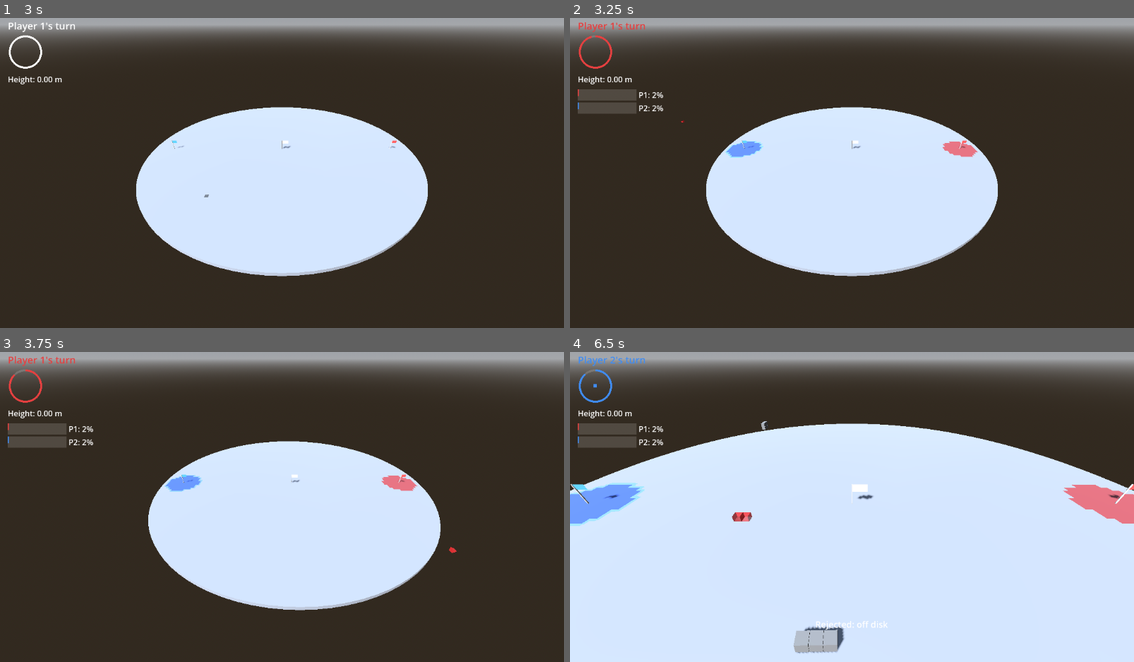
Above: before the commit, frames 1-4 (two rows, left to right).
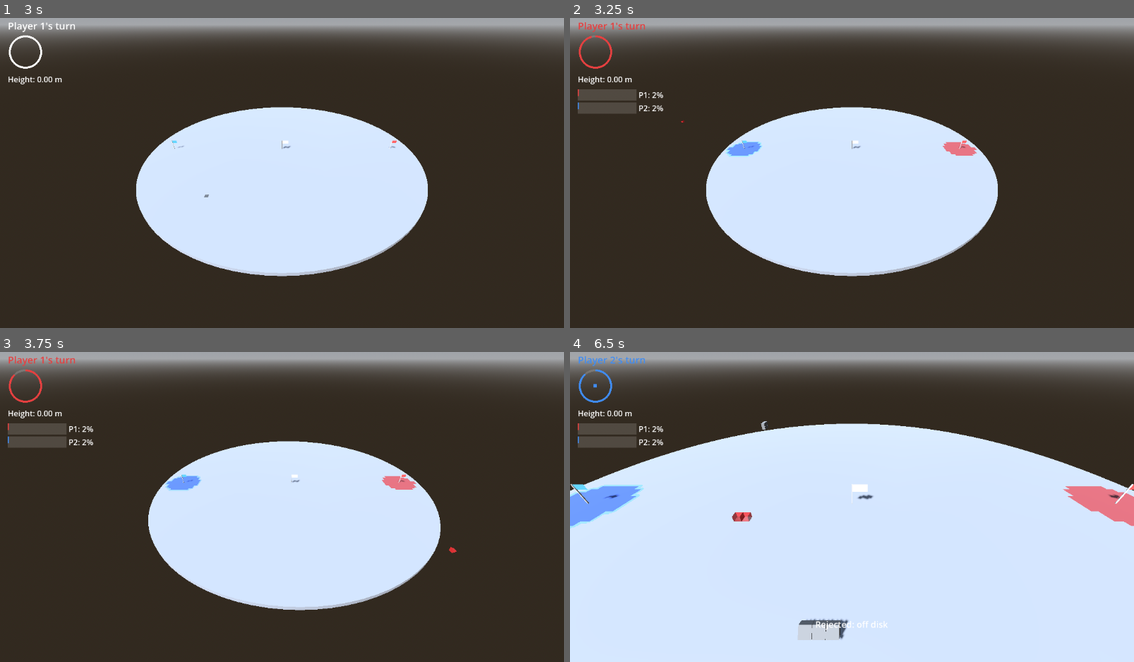
Above: after the commit, the same moments.

Repository: tbra/stackfall
Game: Godot game, scene res://game/Main.tscn
Two runs of this game, one before a commit and one after it. Both use one fixed random seed, a clock stepped at 60 frames per second and the inputs below.
Inputs (mouse positions are in pixels of both pictures, inside the frame that each line leads up to):
- Up to frame 1 (3 s): tap Enter at 0.5 s; move the mouse to (406, 154) at 0.52 s; hold ] (rotate_roll_right) 0.53-1.25 s; hold Space (camera_modifier) 0.53-1.25 s; click (406, 154) at 0.67 s; tap Home (rotate_reset) at 1.25, 2 s; drag from (169, 185) to (253, 231) at 1.27 s; move the mouse to (338, 98) at 2.02 s; hold ] (rotate_roll_right) 2.03-2.75 s; hold Down (camera_pan_back) 2.03-2.75 s; drag from (253, 231) to (112, 123) at 2.77 s
- Up to frame 2 (3.25 s): no input
- Up to frame 3 (3.75 s): tap Home (rotate_reset) at 3.5 s; move the mouse to (451, 550) at 3.52 s; hold [ (rotate_roll_left) from 3.53 s (still down); hold Left (camera_pan_left) from 3.53 s (still down)
- Up to frame 4 (6.5 s): release [ (rotate_roll_left) at 4.25 s; release Left (camera_pan_left) at 4.25 s; drag from (682, 457) to (767, 423) at 4.27 s; tap Home (rotate_reset) at 5 s; move the mouse to (880, 503) at 5.02 s; hold [ (rotate_roll_left) 5.03-5.75 s; hold 2 (camera_snap_goal) 5.03-5.75 s; click (880, 503) at 5.17 s; drag from (767, 423) to (739, 519) at 5.77 s

Frame 1 is identical in both runs. In frame 2, 0.1% of the frame differs, in the area x 27-73%, y 39-46%; in frame 3, 0.1%; in frame 4, 1.0%, in the area x 0-100%, y 42-98%.

Commit message:
M2 fix: stop the cell grid jittering towers (bench_tower regression)
P3's per-cell disk collision made bench_tower fail: the 40-cube stack leaned
0.78 m and never slept, where the M1 single-cylinder disk gave 0.02 m and slept
in 0.52 s. bench_rain slowed from 5.8 to 9.5 ms a step for the same reason.

Cause is geometry, not tuning. Jolt rounds every convex shape's edges by
physics/jolt_physics_3d/collisions/collision_margin_fraction (0.08) of its
extent, so a plain 1 m cell box is flat only across its middle. A block is
cube_size across, the same as a cell, so it lands on those rounded rims and
creeps. Two changes, both geometry:

- CellGrid rounds its resolution up to an odd number and centres the square on
  the disk centre, so a cell is centred on the origin and every cell centre is
  a multiple of cell_size. Blocks then sit on cell centres, not on seams.
  half_extent replaces field_radius as the grid's origin offset everywhere
  (TerritoryRaster, PlacementRules, the overlay's uv_offset, which is now
  simply half a texture).
- MapDef.cell_overlap goes from 0.02 to 0.2, so each box overruns the seam by
  0.1 m and a block's contacts land on flat face. Measured on bench_tower:
  0.0 and 0.1 both fail (0.1 collapses the stack), 0.2 restores the M1 numbers.

After: bench_tower PASS 0.02319 m, asleep at 0.52 s; bench_rain PASS 3.67 ms;
bench_territory PASS 3.90 ms. No change to physics_tuning.tres or to any Jolt
project setting. Both DECISIONs are written at the values.

Tests that encoded the old convention are updated to ask the grid where a cell
centre and a cell corner are rather than hard-coding half-integers
(test_cell_grid, test_placement_rules, test_territory_raster,
test_territory_overlay). 265 pass.

The acceptance scenario now has both players build up once their fronts meet,
which widens the contested band into a patch of cells: a lone one-cell hole is
barely wider than a block and the neighbours' boxes overhang it, so criterion
(b) drops its block on an interior hole cell, as a real overlap would produce.

Co-Authored-By: Claude Fable 5.1 <noreply@anthropic.com>

Diff:
--- a/config/MapDef.gd
+++ b/config/MapDef.gd
@@ -52,12 +52,29 @@
 ## so even a dense tower puts only a handful of blocks over it.
 @export var cell_wake_max_bodies: int = 32
 
-## Each collision cell is grown by this much in x and z so that neighbouring
-## boxes overlap slightly instead of meeting on an exact seam, which keeps a
-## block sliding across a cell boundary from catching on it. The same idea as
-## PhysicsTuning.cube_margin, in the other direction. A closed cell therefore
-## reaches this far into its neighbours; at 0.02 m that ledge is invisible.
-@export var cell_overlap: float = 0.02
+## Each collision cell's BoxShape3D is grown by this much in x and z, so a
+## closed cell reaches half of it into each neighbour instead of meeting them
+## on an exact seam.
+##
+## DECISION (config/MapDef.gd): this is 0.2 m, ten times P3's first guess,
+## because it is not cosmetic — it is what keeps towers standing. Jolt rounds
+## every convex shape's edges by
+## `physics/jolt_physics_3d/collisions/collision_margin_fraction` (0.08) of its
+## extent, so a plain 1 m cell box is flat only across its middle 0.84 m. A
+## 0.98 m block resting anywhere near a cell's rim then sits on that rounded
+## band, which pushes it sideways: bench_tower's 40-cube stack leaned 0.78 m
+## and never slept the day per-cell collision landed, where the M1 cylinder
+## gave 0.02 m and slept in half a second. Measured on that benchmark, 0.0 m
+## and 0.1 m of overlap both fail (0.1 m collapses the stack outright) and
+## 0.2 m restores the M1 numbers exactly, because 0.1 m of overrun per side
+## clears the 0.096 m margin of a 1.2 m box.
+##
+## The cost is that an open hole is not quite a full cell: its neighbours'
+## boxes still reach cell_overlap / 2 into it, leaving a 0.8 m gap in a 1 m
+## cell. Contested regions open as patches of cells rather than single ones,
+## so blocks still fall through (tests/bench/m2_acceptance.gd checks exactly
+## that); only a lone one-cell hole could catch a block on its rim.
+@export var cell_overlap: float = 0.2
 
 
 ## The MapDef for a MatchConfig.MapSize value. Round maps only for M2; the
--- a/config/maps/round_large.tres
+++ b/config/maps/round_large.tres
@@ -13,4 +13,4 @@
 goal_flag_radius_fraction = 0.4
 cell_wake_height = 80.0
 cell_wake_max_bodies = 32
-cell_overlap = 0.02
+cell_overlap = 0.2
--- a/config/maps/round_medium.tres
+++ b/config/maps/round_medium.tres
@@ -13,4 +13,4 @@
 goal_flag_radius_fraction = 0.4
 cell_wake_height = 60.0
 cell_wake_max_bodies = 32
-cell_overlap = 0.02
+cell_overlap = 0.2
--- a/config/maps/round_small.tres
+++ b/config/maps/round_small.tres
@@ -13,4 +13,4 @@
 goal_flag_radius_fraction = 0.4
 cell_wake_height = 40.0
 cell_wake_max_bodies = 32
-cell_overlap = 0.02
+cell_overlap = 0.2
--- a/core/rules/PlacementRules.gd
+++ b/core/rules/PlacementRules.gd
@@ -99,7 +99,7 @@
 	# stub's own note says a rotated cube covers "up to four cells".
 	var half: float = maxf(cube_size * 0.5 - _BOUNDARY_EPSILON, 0.0)
 	var cell_size: float = grid.cell_size
-	var field_radius: float = grid.field_radius
+	var half_extent: float = grid.half_extent
 	var res: int = grid.res
 
 	for offset: Vector3i in cells:
@@ -112,10 +112,10 @@
 		# which is exactly floor for the low end and ceil - 1 for the high end.
 		# Doing it this way keeps a cube that lines up perfectly with the grid
 		# on one cell instead of bleeding into its neighbour.
-		var x0: int = maxi(0, floori((centre_x - half + field_radius) / cell_size))
-		var x1: int = mini(res - 1, ceili((centre_x + half + field_radius) / cell_size) - 1)
-		var y0: int = maxi(0, floori((centre_z - half + field_radius) / cell_size))
-		var y1: int = mini(res - 1, ceili((centre_z + half + field_radius) / cell_size) - 1)
+		var x0: int = maxi(0, floori((centre_x - half + half_extent) / cell_size))
+		var x1: int = mini(res - 1, ceili((centre_x + half + half_extent) / cell_size) - 1)
+		var y0: int = maxi(0, floori((centre_z - half + half_extent) / cell_size))
+		var y1: int = mini(res - 1, ceili((centre_z + half + half_extent) / cell_size) - 1)
 
 		for cy: int in range(y0, y1 + 1):
 			var row: int = cy * res
--- a/core/territory/CellGrid.gd
+++ b/core/territory/CellGrid.gd
@@ -9,6 +9,22 @@
 ## meters covers the bounding square of the disk, so cell (0, 0) is the
 ## -x/-z corner and the disk's center falls at cell coordinate res/2.
 ##
+## DECISION (core/territory/CellGrid.gd): `res` is rounded **up to an odd
+## number** and the square is centred on the disk centre, so one cell is
+## centred exactly on the origin and every cell centre lands on a multiple of
+## cell_size. That is a physics requirement, not a tidiness one. Field turns
+## each cell into its own BoxShape3D; Jolt rounds every convex shape's edges
+## by collision_margin_fraction of its extent, so a block that straddles the
+## seam between cells rests on rounded, overlapping rims and creeps. Aligned,
+## a block placed where blocks naturally sit — on a cell centre, since blocks
+## and cells are both cube_size across — rests on one box's flat middle.
+## Measured on tests/bench/bench_tower.tscn (40 cubes, 60 s): unaligned gives
+## 0.78-0.83 m of lean and never sleeps whatever the overlap, aligned with
+## MapDef.cell_overlap at 0.2 gives 0.02 m and sleeps in half a second, which
+## is what the M1 single-cylinder disk did. The half cell this adds to each
+## side of the square carries no collision, since is_in_disk() still measures
+## against field_radius.
+##
 ## Cell index is row-major, `cy * res + cx`, which is also the pixel index of
 ## the authoritative territory raster and the shape-owner order Field uses for
 ## its BoxShape3D cells. One cell is one raster pixel is one collision box.
@@ -19,8 +35,13 @@
 
 var field_radius: float = 1.0
 var cell_size: float = 1.0
-## Cells along one edge of the square that covers the disk.
-var res: int = 2
+## Cells along one edge of the square that covers the disk. Always odd, so
+## there is a middle cell and it is centred on the disk centre.
+var res: int = 1
+## Half the width of that square, in meters: res * cell_size * 0.5. This, not
+## field_radius, is the grid's origin offset — every conversion between
+## disk-local meters and cell coordinates goes through it.
+var half_extent: float = 0.5
 
 ## Lazily built by in_disk_cells(); every consumer of the disk membership list
 ## shares this one copy, because it is the denominator of every territory
@@ -33,6 +54,9 @@
 	field_radius = maxf(p_field_radius, 0.001)
 	cell_size = maxf(p_cell_size, 0.001)
 	res = int(ceil(2.0 * field_radius / cell_size))
+	if res % 2 == 0:
+		res += 1
+	half_extent = float(res) * cell_size * 0.5
 
 
 ## Total cells in the square grid, including the corner cells outside the disk.
@@ -59,16 +83,16 @@
 ## beyond the bounding square.
 func world_to_cell(point: Vector2) -> Vector2i:
 	return Vector2i(
-		floori((point.x + field_radius) / cell_size),
-		floori((point.y + field_radius) / cell_size)
+		floori((point.x + half_extent) / cell_size),
+		floori((point.y + half_extent) / cell_size)
 	)
 
 
 ## Disk-local center of a cell.
 func cell_center(cx: int, cy: int) -> Vector2:
 	return Vector2(
-		(float(cx) + 0.5) * cell_size - field_radius,
-		(float(cy) + 0.5) * cell_size - field_radius
+		(float(cx) + 0.5) * cell_size - half_extent,
+		(float(cy) + 0.5) * cell_size - half_extent
 	)
 
 
--- a/core/territory/TerritoryRaster.gd
+++ b/core/territory/TerritoryRaster.gd
@@ -80,7 +80,7 @@
 
 	_axis.resize(_grid.res)
 	for i: int in range(_grid.res):
-		_axis[i] = (float(i) + 0.5) * _grid.cell_size - _grid.field_radius
+		_axis[i] = (float(i) + 0.5) * _grid.cell_size - _grid.half_extent
 
 	reset()
 
@@ -238,12 +238,12 @@
 
 	var res: int = _grid.res
 	var cell_size: float = _grid.cell_size
-	var field_radius: float = _grid.field_radius
+	var half_extent: float = _grid.half_extent
 	var radius_squared: float = radius * radius
 
-	var cy_min: int = maxi(0, ceili((circle.center.y - radius + field_radius) / cell_size - 0.5))
+	var cy_min: int = maxi(0, ceili((circle.center.y - radius + half_extent) / cell_size - 0.5))
 	var cy_max: int = mini(
-		res - 1, floori((circle.center.y + radius + field_radius) / cell_size - 0.5)
+		res - 1, floori((circle.center.y + radius + half_extent) / cell_size - 0.5)
 	)
 
 	for cy: int in range(cy_min, cy_max + 1):
@@ -253,10 +253,10 @@
 			continue
 		var half_span: float = sqrt(remaining)
 		var cx_min: int = maxi(
-			0, ceili((circle.center.x - half_span + field_radius) / cell_size - 0.5)
+			0, ceili((circle.center.x - half_span + half_extent) / cell_size - 0.5)
 		)
 		var cx_max: int = mini(
-			res - 1, floori((circle.center.x + half_span + field_radius) / cell_size - 0.5)
+			res - 1, floori((circle.center.x + half_span + half_extent) / cell_size - 0.5)
 		)
 		var row: int = cy * res
 		for cx: int in range(cx_min, cx_max + 1):
--- a/game/TerritoryOverlay.gd
+++ b/game/TerritoryOverlay.gd
@@ -61,6 +61,9 @@
 const TERRITORY_SHADER: Shader = preload("res://shaders/territory.gdshader")
 ## Slot colors the shader's uniform array holds; MatchConfig ships eight.
 const SLOT_COLOR_MAX: int = 8
+## The disk centre sits at the middle of the raster square, so disk-local
+## (0, 0) maps to the middle of the texture. See _apply_uv_uniforms().
+const UV_CENTER: float = 0.5
 
 var _map_def: MapDef = null
 var _visuals: TerritoryVisuals = null
@@ -255,13 +258,15 @@
 	return target
 
 
-## Disk-local (x, z) -> UV. CellGrid lays `side` cells of cell_size from
-## -field_radius, so the square the texture covers spans side * cell_size and
-## starts at -field_radius on both axes.
+## Disk-local (x, z) -> UV. CellGrid's square spans side * cell_size and is
+## centred on the disk centre (CellGrid.half_extent), so the origin always
+## lands in the middle of the texture — the offset is half a texture, never
+## field_radius, which is smaller than the half extent once the grid rounds up
+## to an odd number of cells.
 func _apply_uv_uniforms(side: int) -> void:
 	var span: float = maxf(float(side) * _map_def.cell_size, 0.001)
 	_material.set_shader_parameter(&"uv_scale", 1.0 / span)
-	_material.set_shader_parameter(&"uv_offset", _map_def.field_radius / span)
+	_material.set_shader_parameter(&"uv_offset", UV_CENTER)
 
 
 func _apply_visual_uniforms() -> void:
--- a/tests/bench/m2_acceptance.gd
+++ b/tests/bench/m2_acceptance.gd
@@ -56,6 +56,9 @@
 ## An on-disk but un-owned release point for criterion (e), as a fraction of
 ## the field radius along +z — away from both homes, which sit on the x axis.
 const NEUTRAL_SPOT_FRACTION: float = 0.9
+## Cubes each player stacks on the head of its chain once the two fronts meet,
+## to widen the contested band into a patch of cells.
+const FRONT_STACK_HEIGHT: int = 4
 
 var _tuning: TerritoryTuning = preload("res://config/territory_tuning.tres")
 var _physics: PhysicsTuning = preload("res://config/physics_tuning.tres")
@@ -111,6 +114,11 @@
 		])
 
 	# (b) The two fronts overlap, so cells in between belong to both teams.
+	# Both players now build up at the front, which widens each front circle
+	# (r = influence_base + influence_k * h) and so widens the contested band
+	# between them into a patch of cells rather than a hairline.
+	await _raise_fronts(chain_0, chain_1)
+
 	# TerritoryRaster only opens a hole once contested_time passes hole_delay,
 	# so let the solve run over that threshold before looking.
 	var contested_before: int = _contested_cell_count()
@@ -426,6 +434,31 @@
 	return not Match.slot(victim_slot).home_flag_alive
 
 
+## Both players stack on the head of their chain, alternating turns, so the
+## two front circles grow into each other. A hole one cell wide is barely
+## wider than the block itself; a real contested overlap is a patch, and that
+## is what criterion (b) needs to drop a block into.
+func _raise_fronts(chain_0: Array[Block], chain_1: Array[Block]) -> void:
+	var chains: Array = [chain_0, chain_1]
+	var heights: Array[float] = [_physics.cube_size, _physics.cube_size]
+	for _layer: int in range(FRONT_STACK_HEIGHT):
+		for slot_id: int in range(PLAYER_COUNT):
+			if Match.state() != Match.State.PLAYING:
+				return
+			var chain: Array[Block] = chains[slot_id]
+			if chain.is_empty():
+				continue
+			heights[slot_id] += _physics.cube_size
+			var head: Vector2 = _disk_local(chain[chain.size() - 1].global_position)
+			var spot: Vector3 = _world_point(head, heights[slot_id] + PLACE_HEIGHT)
+			_hold_cube(slot_id)
+			if Match.preview_placement(slot_id, spot, 0, Quaternion.IDENTITY) != PlacementRules.Result.VALID:
+				continue
+			if _release(slot_id, spot) != PlacementRules.REASON_OK:
+				continue
+			await _step(SETTLE_FRAMES)
+
+
 ## Spends a slot's turn without building: releasing off the disk burns the
 ## block (owner decision 2) and hands the turn on.
 func _pass_turn(slot_id: int) -> void:
@@ -484,7 +517,7 @@
 ## hole cell and reports whether it ended up below the disk surface.
 func _drop_through_hole(holes: PackedInt32Array) -> bool:
 	var grid: CellGrid = Match.raster().grid()
-	for index: int in holes:
+	for index: int in _interior_first(holes, grid):
 		if not _field.is_hole_cell(index):
 			continue
 		var center: Vector2 = grid.index_center(index)
@@ -529,6 +562,35 @@
 	return removed
 
 
+## Hole cells whose four neighbours are holes too, then the rest. A lone open
+## cell is only cell_size wide and its neighbours' collision boxes overhang it
+## by MapDef.cell_overlap / 2 (see the DECISION there), so a block can bridge
+## it; a block over the inside of a patch has nothing to rest on.
+func _interior_first(holes: PackedInt32Array, grid: CellGrid) -> PackedInt32Array:
+	var is_hole: Dictionary = {}
+	for index: int in holes:
+		is_hole[index] = true
+	var interior: PackedInt32Array = PackedInt32Array()
+	var edge: PackedInt32Array = PackedInt32Array()
+	for index: int in holes:
+		var coords: Vector2i = grid.cell_coords(index)
+		var surrounded: bool = true
+		for step: Vector2i in [Vector2i.LEFT, Vector2i.RIGHT, Vector2i.UP, Vector2i.DOWN]:
+			var neighbour: Vector2i = coords + step
+			if not grid.in_bounds(neighbour.x, neighbour.y):
+				surrounded = false
+				break
+			if not is_hole.has(grid.cell_index(neighbour.x, neighbour.y)):
+				surrounded = false
+				break
+		if surrounded:
+			interior.append(index)
+		else:
+			edge.append(index)
+	interior.append_array(edge)
+	return interior
+
+
 ## Frees a block the way the kill plane does, so the BlockRegistry stops
 ## counting its influence.
 func _remove_block(block: Block) -> bool:
--- a/tests/unit/test_cell_grid.gd
+++ b/tests/unit/test_cell_grid.gd
@@ -14,8 +14,29 @@
 
 func test_resolution_covers_the_bounding_square() -> void:
 	var grid: CellGrid = _grid()
-	assert_eq(grid.res, 90, "A 45 m radius disk needs 90 cells of 1 m per side.")
-	assert_eq(grid.cell_count(), 90 * 90)
+	# 90 cells of 1 m cover a 45 m radius disk, rounded up to 91 so the square
+	# has a middle cell and it is centred on the disk centre (the DECISION in
+	# CellGrid.gd: Field's per-cell collision needs that alignment).
+	assert_eq(grid.res, 91)
+	assert_eq(grid.cell_count(), 91 * 91)
+	assert_eq(grid.res % 2, 1, "res is always odd.")
+	assert_almost_eq(grid.half_extent, 45.5, 0.0001)
+
+
+func test_a_cell_is_centred_on_the_disk_centre() -> void:
+	var grid: CellGrid = _grid()
+	var middle: Vector2i = grid.world_to_cell(Vector2.ZERO)
+	assert_true(
+		grid.cell_center(middle.x, middle.y).is_equal_approx(Vector2.ZERO),
+		"The disk centre must be a cell centre, not a cell corner."
+	)
+
+
+func test_every_cell_centre_is_a_multiple_of_cell_size() -> void:
+	var grid: CellGrid = _grid()
+	for cx: int in [0, 1, 45, 90]:
+		var center: Vector2 = grid.cell_center(cx, cx)
+		assert_almost_eq(center.x - roundf(center.x / CELL) * CELL, 0.0, 0.0001)
 
 
 func test_resolution_rounds_up_for_non_dividing_cell_sizes() -> void:
@@ -40,8 +61,9 @@
 func test_cell_zero_is_the_negative_corner() -> void:
 	var grid: CellGrid = _grid()
 	var center: Vector2 = grid.cell_center(0, 0)
-	assert_almost_eq(center.x, -MAP_RADIUS + 0.5 * CELL, 0.0001)
-	assert_almost_eq(center.y, -MAP_RADIUS + 0.5 * CELL, 0.0001)
+	assert_almost_eq(center.x, -grid.half_extent + 0.5 * CELL, 0.0001)
+	assert_almost_eq(center.y, -grid.half_extent + 0.5 * CELL, 0.0001)
+	assert_lt(center.x, -MAP_RADIUS + CELL, "Cell 0 sits outside the disk rim.")
 
 
 func test_disk_center_falls_at_the_middle_cell() -> void:
@@ -52,8 +74,8 @@
 
 func test_world_to_cell_inverts_cell_center() -> void:
 	var grid: CellGrid = _grid()
-	for cy: int in [0, 7, 45, 89]:
-		for cx: int in [0, 13, 45, 89]:
+	for cy: int in [0, 7, 45, 90]:
+		for cx: int in [0, 13, 45, 90]:
 			assert_eq(grid.world_to_cell(grid.cell_center(cx, cy)), Vector2i(cx, cy))
 
 
--- a/tests/unit/test_placement_rules.gd
+++ b/tests/unit/test_placement_rules.gd
@@ -52,10 +52,23 @@
 	return PlacementRules.validate(_footprint(origin), _raster, team)
 
 
+## Which literal coordinates are cell centres depends on how CellGrid lays its
+## square down (see the DECISION there — it centres a cell on the disk centre
+## so Field's per-cell collision does not jitter blocks). These two ask the
+## grid instead of hard-coding it, so the footprint tests below keep meaning
+## "centred on a cell" and "sitting on the corner where four cells meet".
+func _cell_centre(cx: int = 0, cy: int = 0) -> Vector2:
+	return _grid.cell_center(_grid.res / 2 + cx, _grid.res / 2 + cy)
+
+
+func _cell_corner(cx: int = 0, cy: int = 0) -> Vector2:
+	return _cell_centre(cx, cy) + Vector2(CELL, CELL) * 0.5
+
+
 ## -- footprint_cells ---------------------------------------------------------
 
 func test_a_cube_on_a_cell_centre_covers_exactly_that_cell() -> void:
-	var cells: PackedInt32Array = _footprint(Vector2(0.5, 0.5))
+	var cells: PackedInt32Array = _footprint(_cell_centre())
 	assert_eq(cells.size(), 1, "A 1 m cube aligned with a 1 m cell covers one cell.")
 	assert_eq(cells[0], _grid.cell_index(_grid.res / 2, _grid.res / 2))
 
@@ -64,17 +77,17 @@
 	## docs/M2_PLAN.md: "a rotated cube covers up to four cells... every cube
 	## contributes the cells its footprint square overlaps, not just the one
 	## under its centre."
-	var cells: PackedInt32Array = _footprint(Vector2(0.0, 0.0))
+	var cells: PackedInt32Array = _footprint(_cell_corner())
 	assert_eq(cells.size(), 4, "Sitting on a cell corner, it overlaps all four.")
 
 
 func test_a_cube_straddling_one_edge_covers_two_cells() -> void:
-	assert_eq(_footprint(Vector2(0.0, 0.5)).size(), 2)
-	assert_eq(_footprint(Vector2(0.5, 0.0)).size(), 2)
+	assert_eq(_footprint(_cell_centre() + Vector2(CELL * 0.5, 0.0)).size(), 2)
+	assert_eq(_footprint(_cell_centre() + Vector2(0.0, CELL * 0.5)).size(), 2)
 
 
 func test_footprint_cells_are_ascending_and_unique() -> void:
-	var cells: PackedInt32Array = _footprint(Vector2(0.0, 0.0), _domino)
+	var cells: PackedInt32Array = _footprint(_cell_corner(), _domino)
 	var previous: int = -1
 	for index: int in cells:
 		assert_gt(index, previous, "Ascending with no repeats.")
@@ -82,7 +95,7 @@
 
 
 func test_a_domino_covers_both_of_its_cubes() -> void:
-	var cells: PackedInt32Array = _footprint(Vector2(0.5, 0.5), _domino)
+	var cells: PackedInt32Array = _footprint(_cell_centre(), _domino)
 	assert_eq(cells.size(), 2)
 	var first: Vector2i = _grid.cell_coords(cells[0])
 	var second: Vector2i = _grid.cell_coords(cells[1])
@@ -94,7 +107,7 @@
 	## A yaw of 90 degrees has to swing the second cube onto the other axis;
 	## the footprint must follow the basis, not the untransformed cells.
 	var yawed: Basis = BlockOrientations.get_basis(BlockOrientations.step_yaw_ccw(0))
-	var cells: PackedInt32Array = _footprint(Vector2(0.5, 0.5), _domino, yawed)
+	var cells: PackedInt32Array = _footprint(_cell_centre(), _domino, yawed)
 	assert_eq(cells.size(), 2)
 	var first: Vector2i = _grid.cell_coords(cells[0])
 	var second: Vector2i = _grid.cell_coords(cells[1])
@@ -104,7 +117,7 @@
 
 func test_a_free_rotation_still_produces_a_footprint() -> void:
 	var tilted: Basis = Basis(Vector3.UP, deg_to_rad(45.0))
-	var cells: PackedInt32Array = _footprint(Vector2(0.5, 0.5), _domino, tilted)
+	var cells: PackedInt32Array = _footprint(_cell_centre(), _domino, tilted)
 	assert_gt(cells.size(), 0, "A freely rotated block still covers cells.")
 
 
@@ -161,17 +174,19 @@
 	] as Array[InfluenceCircle])
 	assert_eq(_validate(Vector2(0.5, 0.5)), PlacementRules.Result.VALID, "Setup: mid-disk is fine.")
 
-	## (14, 14) is 19.8 m out, so the block's near cells are on the disk and its
-	## far corner cell is past the 20 m rim. Off the disk outranks the fact that
-	## nobody owns that cell either.
-	assert_eq(_validate(Vector2(14.0, 14.0)), PlacementRules.Result.OFF_DISK)
+	## On the corner where the cells around (14, 14) meet: the near one is
+	## 19.8 m out and on the disk, the far one is 20.5 m out and past the 20 m
+	## rim. Off the disk outranks the fact that nobody owns that cell either.
+	assert_eq(_validate(_cell_corner(14, 14)), PlacementRules.Result.OFF_DISK)
 
 
 func test_every_cell_of_the_footprint_must_pass_not_just_the_centre() -> void:
 	## The block sits on a cell corner, so it covers four cells. Three are
 	## mine; the fourth is deliberately not.
 	_my_territory()
-	var edge: Vector2 = Vector2(6.0, 0.0)
+	# The corner where the four cells around (6, 0) meet: the home circle's
+	# 6 m rim runs between them, so some are mine and some are not.
+	var edge: Vector2 = _cell_corner(6, 0)
 	var footprint: PackedInt32Array = _footprint(edge)
 	assert_eq(footprint.size(), 4, "Setup: straddling four cells.")
 
--- a/tests/unit/test_territory_overlay.gd
+++ b/tests/unit/test_territory_overlay.gd
@@ -6,11 +6,13 @@
 ## that answers owner_bytes()/state_bytes() with hand-built cells, so they pin
 ## the upload path and not the solver.
 
-const CELLS_PER_SIDE: int = 12
+## CellGrid rounds its resolution up to an odd number (see the DECISION there),
+## so a test map's cells per side is odd too.
+const CELLS_PER_SIDE: int = 13
 ## An odd upscale factor (5) so that one dest pixel lands exactly on each cell
 ## center, which lets a test read a cell's bytes back unblended.
-const UPLOAD_RES: int = 60
 const UPSCALE: int = 5
+const UPLOAD_RES: int = CELLS_PER_SIDE * UPSCALE
 
 
 ## A TerritoryRaster whose bytes are whatever the test says they are.
@@ -194,10 +196,13 @@
 
 	var uv_scale: float = float(overlay.material().get_shader_parameter(&"uv_scale"))
 	var uv_offset: float = float(overlay.material().get_shader_parameter(&"uv_offset"))
-	# CellGrid puts cell (0, 0)'s -x/-z corner at -field_radius, so that point
-	# maps to UV 0 and the far rim to UV 1.
-	assert_almost_eq(-map_def.field_radius * uv_scale + uv_offset, 0.0, 0.0001)
-	assert_almost_eq(map_def.field_radius * uv_scale + uv_offset, 1.0, 0.0001)
+	# CellGrid's square is centred on the disk centre and is half_extent wide
+	# either way, so -half_extent maps to UV 0, the centre to 0.5 and
+	# +half_extent to UV 1.
+	var half_extent: float = raster.grid().half_extent
+	assert_almost_eq(-half_extent * uv_scale + uv_offset, 0.0, 0.0001)
+	assert_almost_eq(uv_offset, 0.5, 0.0001)
+	assert_almost_eq(half_extent * uv_scale + uv_offset, 1.0, 0.0001)
 
 
 func test_field_hands_its_overlay_the_source() -> void:
--- a/tests/unit/test_territory_raster.gd
+++ b/tests/unit/test_territory_raster.gd
@@ -244,9 +244,12 @@
 	var bytes: PackedByteArray = _raster.owner_bytes()
 	assert_eq(bytes.size(), _grid.cell_count(), "One byte per cell.")
 
-	var mine: int = _grid.cell_index(_cell_of(Vector2(-8.5, 0.5)).x, _cell_of(Vector2(-8.5, 0.5)).y)
+	# Both sample points sit well inside their owner's 6 m home circle rather
+	# than near its rim, so which cell they land in does not depend on where
+	# CellGrid's cell centres fall.
+	var mine: int = _grid.cell_index(_cell_of(Vector2(-6.0, 0.0)).x, _cell_of(Vector2(-6.0, 0.0)).y)
 	assert_eq(bytes[mine], 1, "team 0 encodes as 1.")
-	var theirs: Vector2i = _cell_of(Vector2(8.5, 0.5))
+	var theirs: Vector2i = _cell_of(Vector2(6.0, 0.0))
 	assert_eq(bytes[_grid.cell_index(theirs.x, theirs.y)], 2, "team 1 encodes as 2.")
 	assert_eq(bytes[0], 0, "Unowned, off-disk corner encodes as 0.")
 
